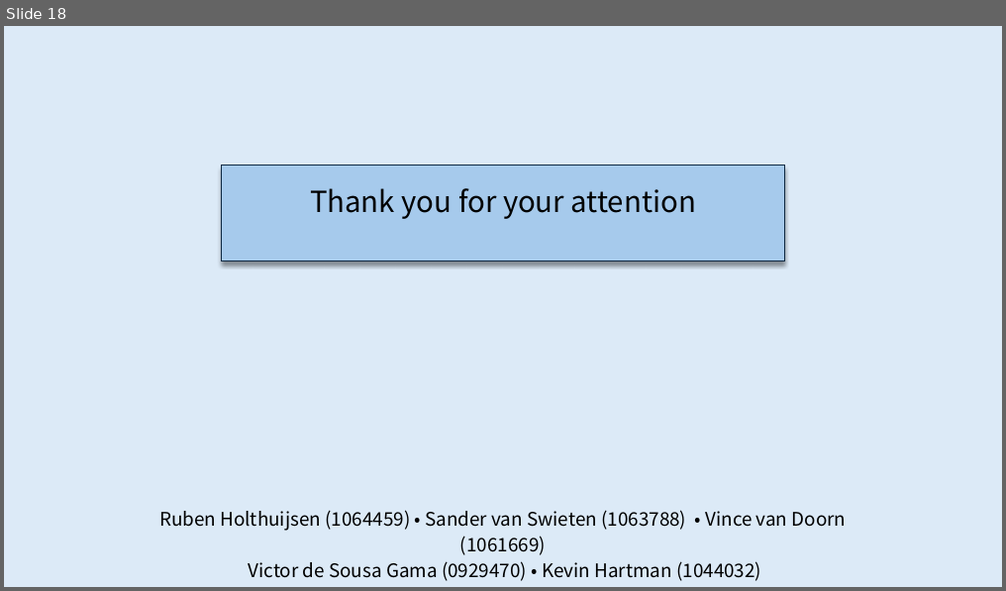
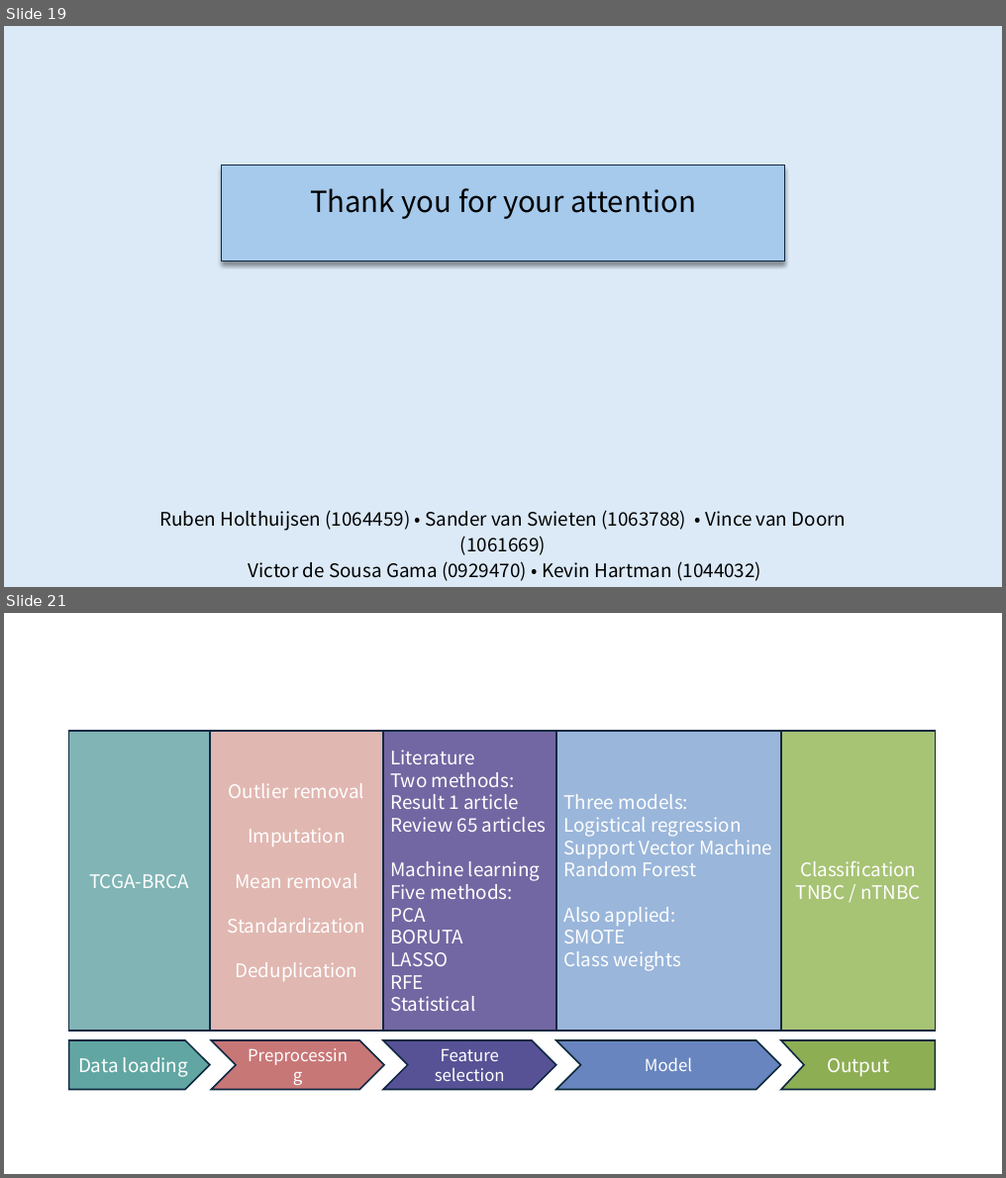
Before and after one commit to rhlt/tnbc, a slide deck: CapstoneProject_FinalPresentation.pptx. Shown one above the other, each under a label of ours: slide 18 before the commit, slides 19 and 21 after it; the slides between them are not shown. The pictures are 1006x591 and 1006x1178 pixels, drawn with LibreOffice and Linux fonts; fonts in the diff are those of the drawing. Boxes give left, top, right and bottom in pixels: in the first picture for what was removed or moved away, otherwise in the second. Text is boxed around its words. In the diff, an @@ line names an element or a change of style, - is before the commit and + after.

```diff
--- a/CapstoneProject_FinalPresentation.pptx
+++ b/CapstoneProject_FinalPresentation.pptx
@@ slide 21 added at box(4, 613, 1002, 1174), background #FFFFFF @@
@@ rectangle added at box(69, 731, 210, 1031), fill #80B4B5, outline #0E2841 1.5 pt, 18 pt, text #FFFFFF @@
+TCGA-BRCA
@@ rectangle added at box(210, 731, 383, 1031), fill #E1B7B1, outline #0E2841 1.5 pt, 18 pt, text #FFFFFF @@
+Outlier removal
+Imputation
+Mean removal
+Standardization
+Deduplication
@@ rectangle added at box(383, 731, 555, 1031), fill #7267A2, outline #0E2841 1.5 pt, 18 pt, text #FFFFFF @@
+Literature
+Two methods:
+Result 1 article
+Review 65 articles
+Machine learning
+Five methods:
+PCA
+BORUTA
+LASSO
+RFE
+Statistical
@@ rectangle added at box(556, 731, 781, 1031), fill #9AB6DA, outline #0E2841 1.5 pt, 18 pt, text #FFFFFF @@
+Three models:
+Logistical regression
+Support Vector Machine
+Random Forest
+Also applied:
+SMOTE
+Class weights
@@ rectangle added at box(781, 731, 936, 1031), fill #A7C374, outline #0E2841 1.5 pt, 18 pt, text #FFFFFF @@
+Classification
+TNBC / nTNBC
@@ pentagon arrow added at box(69, 1041, 210, 1089), fill #61A6A2, outline #0E2841 1.5 pt, 18 pt, text #FFFFFF @@
+Data loading
@@ chevron added at box(211, 1041, 384, 1089), fill #C87777, outline #0E2841 1.5 pt, 16 pt, text #FFFFFF @@
+Preprocessing
@@ chevron added at box(383, 1041, 555, 1089), fill #575295, outline #0E2841 1.5 pt, 16 pt, text #FFFFFF @@
+Feature
+selection
@@ chevron added at box(556, 1041, 781, 1089), fill #6985BF, outline #092A39 1.5 pt, 16 pt, text #FFFFFF @@
+Model
@@ freeform shape added at box(781, 1041, 936, 1089), fill #8EAE54, outline #0E2841 1.5 pt, 18 pt, text #FFFFFF @@
+Output
@@ what was slide 18 is now slide 19 @@
```
Also in this commit, not shown: 2 slides changed, 2 other slides added.
